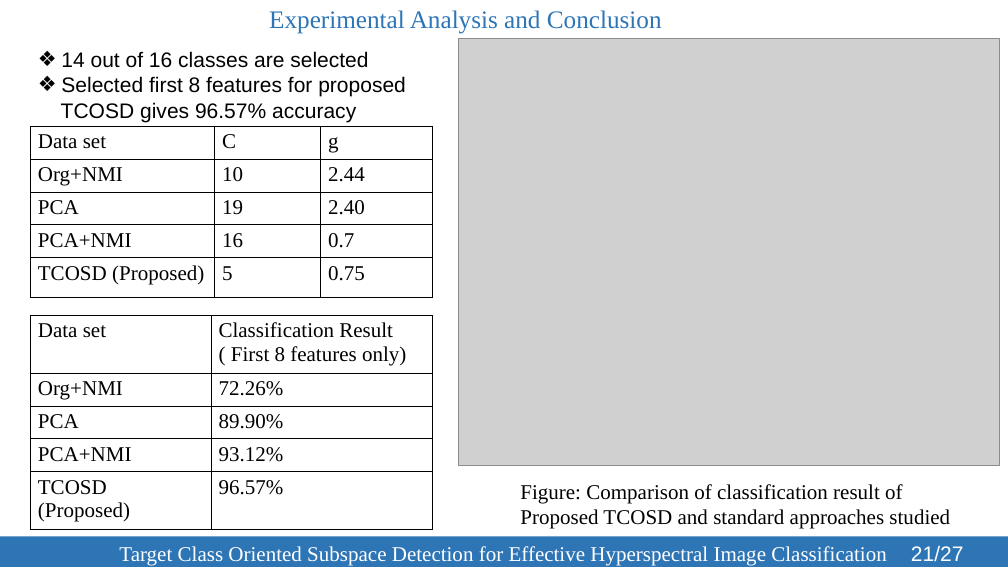
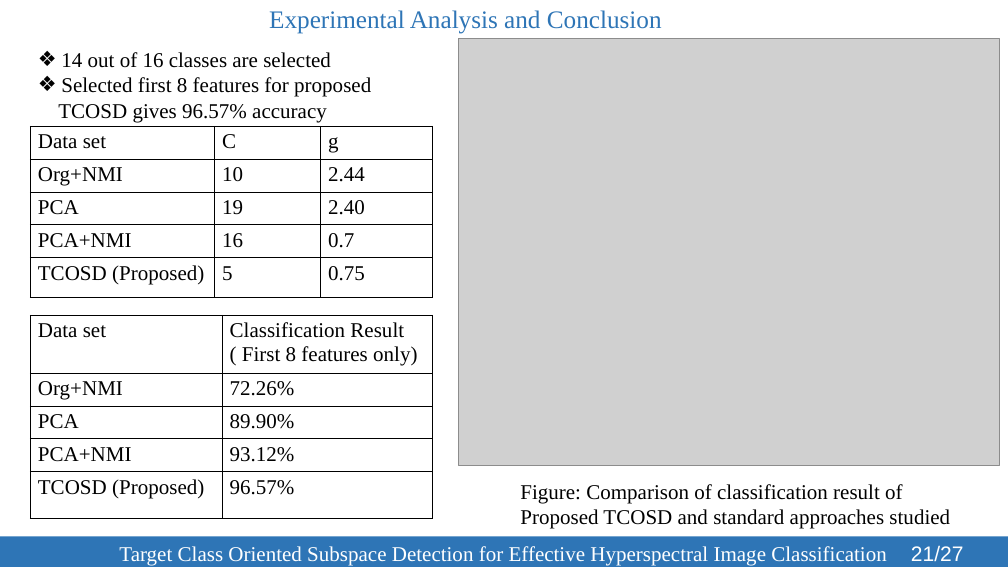
Before and after one commit to SleepyBrain/Remote-Sensing, a slide deck: slide 21 of Presentation/TCOSD-123086.pptx. Drawn at 1008x567 pixels with LibreOffice and Linux fonts; fonts in the diff are those of the drawing; grey boxes stand for pictures; background and template pictures are left out. Boxes give left, top, right and bottom in pixels: in the first picture for what was removed or moved away, otherwise in the second. Text is boxed around its words. In the diff, an @@ line names an element or a change of style, - is before the commit and + after.

```diff
--- a/Presentation/TCOSD-123086.pptx
+++ b/Presentation/TCOSD-123086.pptx
@@ text "14 out of 16 classes ..." at box(58, 52, 371, 122): font Arial to Times New Roman @@
@@ table: place and size @@
-table at box(30, 315, 433, 529)
+table at box(30, 315, 433, 519)
```
Also in this commit, not shown: 2 other slides changed, 31 other files.
